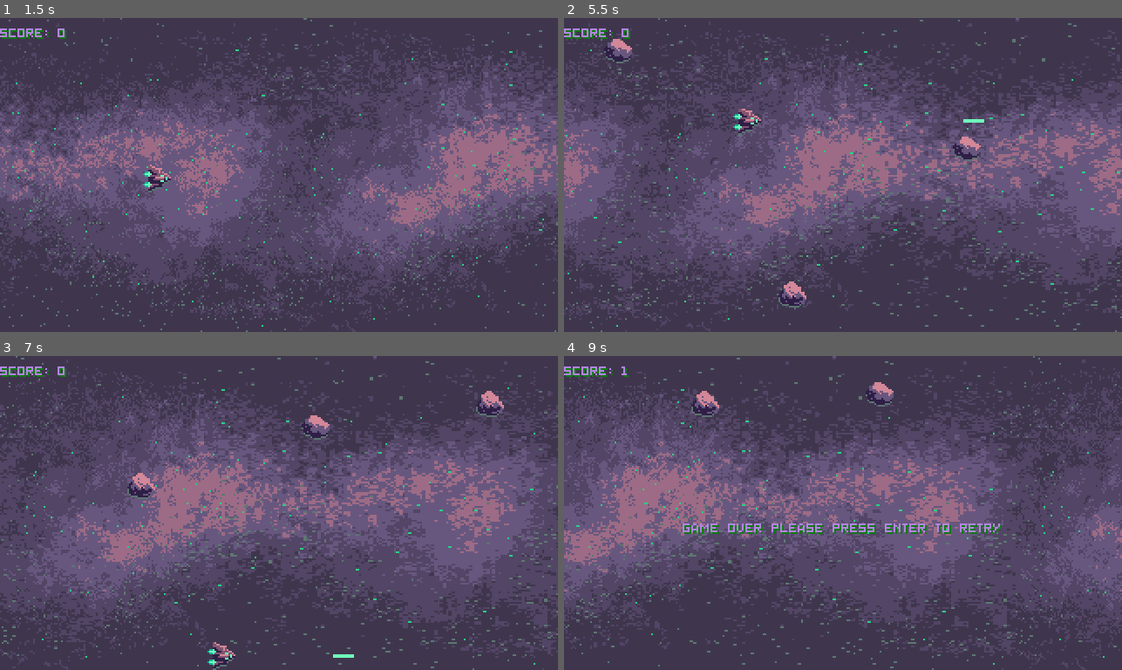
Above: before the commit, frames 1-4 (two rows, left to right).
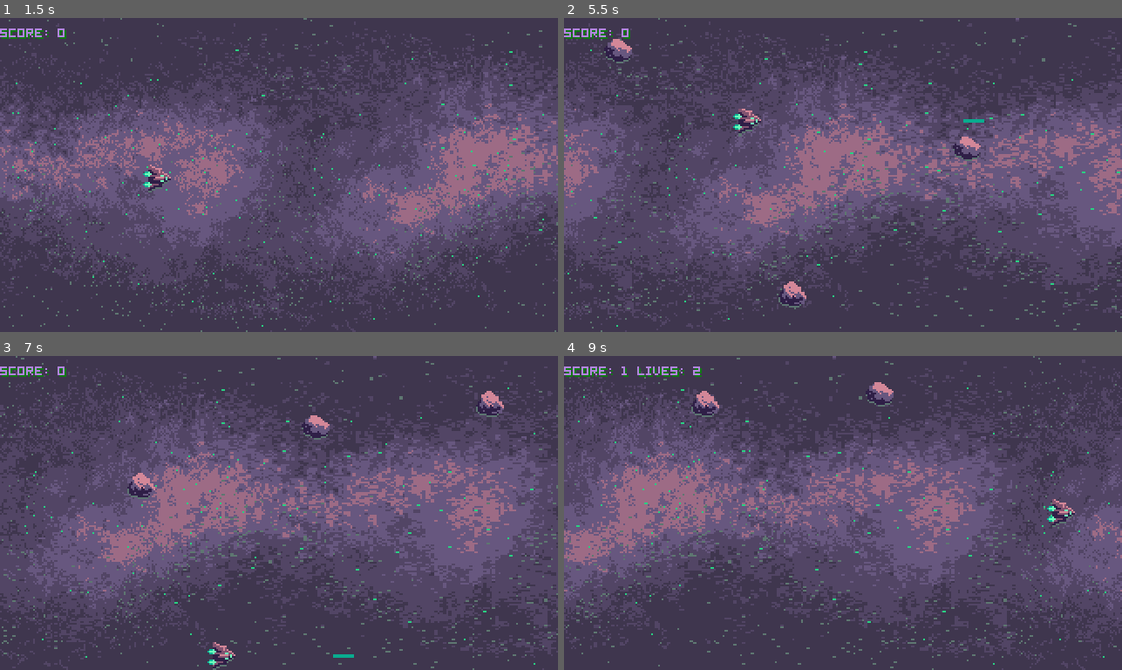
Above: after the commit, the same moments.

Repository: IamMuuo/asteroids
Game: Godot game, scene res://Scenes/MainMenu.tscn
The game is run twice, just before and just after one commit, with the same random seed, the same clock (stepped at 60 frames per second) and the same inputs.
Inputs:
- Up to frame 1 (1.5 s): click "START GAME" at 0.5 s; tap Enter at 1.25 s; hold Right from 1.28 s (still down); hold Enter from 1.28 s (still down)
- Up to frame 2 (5.5 s): tap Space at 1.52, 2.27, 3.77, 4.52, 5.27 s; release Right at 2.03 s; release Enter at 2.03 s; hold Down 2.03-2.78 s; tap Enter at 2.1, 3.6, 5.1 s; hold Right 2.78-3.53 s; hold Enter 2.78-3.53 s; hold Up 3.53-4.28 s; hold Enter 4.28-5.03 s; hold Left from 4.28 s (still down)
- Up to frame 3 (7 s): release Left at 5.78 s; hold Down 5.78-6.53 s; hold Enter 5.78-6.53 s; hold Right from 6.53 s (still down); tap Enter at 6.6 s; tap Space at 6.77 s
- Up to frame 4 (9 s): release Right at 7.28 s; hold Up 7.28-8.03 s; hold Enter 7.28-8.03 s; tap Space at 7.52, 8.27 s; hold Right 8.03-8.78 s; tap Enter at 8.1 s; hold Down from 8.78 s (still down); hold Enter from 8.78 s (still down)

Frame 1 is identical in both runs. In frame 2, less than 0.1% of the frame differs, in the area x 71-76%, y 32-34%; in frame 3, less than 0.1%; in frame 4, 1.7%, in the area x 13-92%, y 3-57%.

Commit message:
Added lives feature

Diff:
--- a/Scenes/Shot.tscn
+++ b/Scenes/Shot.tscn
@@ -23,6 +23,7 @@
 
 [node name="Sprite" type="AnimatedSprite" parent="."]
 frames = SubResource( 2 )
+frame = 1
 playing = true
 
 [connection signal="area_entered" from="." to="." method="_on_Shot_area_entered"]
--- a/scripts/player.gd
+++ b/scripts/player.gd
@@ -56,5 +56,4 @@
 	if area.is_in_group("asteroid"):
 		var explosion_instance = explosion_scene.instance()
 		explosion_instance.position = position
-		queue_free()
 		emit_signal("destroyed")
--- a/scripts/stage.gd
+++ b/scripts/stage.gd
@@ -1,6 +1,7 @@
 extends Node2D
 
 var score = 0
+var lives = 3
 const SCREEN_WIDTH = 320
 const SCREEN_HEIGHT = 180
 
@@ -23,8 +24,14 @@
 
 
 func _on_player_destroyed():
-	get_node("ui/retry").show()
-	is_game_over = true
+	if lives <= 0:
+		get_node('player').queue_free()
+		get_node("ui/retry").show()
+		is_game_over = true
+	else:
+		lives -= 1
+		get_node("ui/score").text = "Score: " + str(score) + " Lives: " + str(lives)
+
 
 func _on_spawn_timer_timeout():
 	var asteroid_instance = asteroid.instance()
@@ -34,4 +41,4 @@
 
 func _on_player_score():
 	score += 1
-	get_node("ui/score").text = "Score: " + str(score)
+	get_node("ui/score").text = "Score: " + str(score) + " Lives: " + str(lives)
